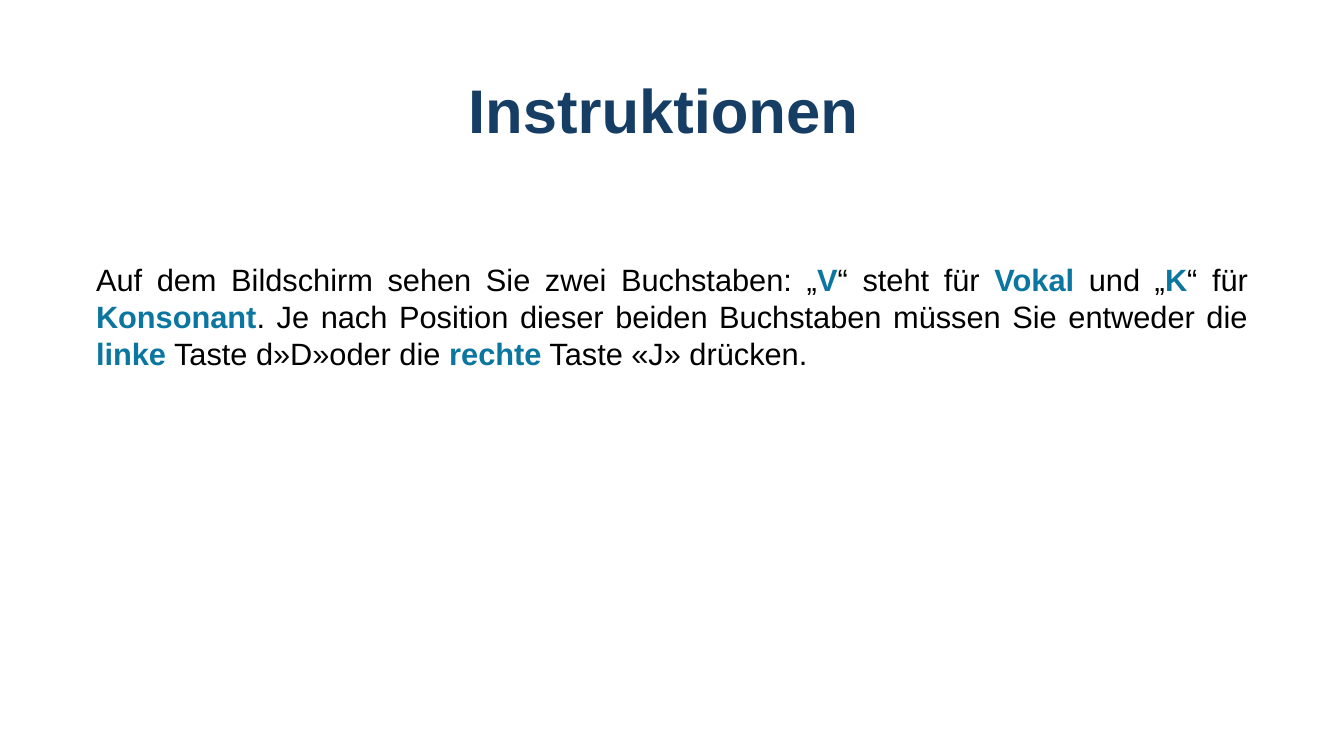
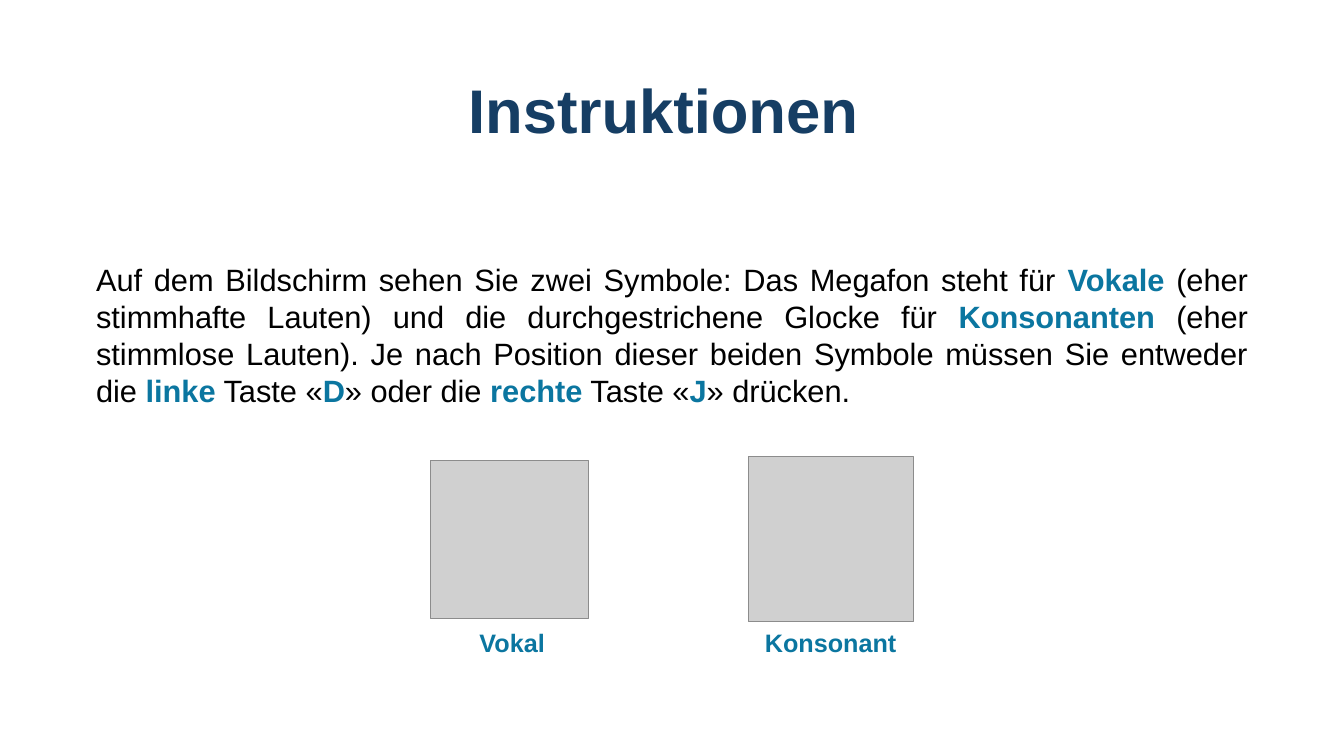
Before and after one commit to GidonFrischkorn/Ambizione-IndividualDifferencesStudy, a slide deck: slide 3 of tasks/letter-judgement-changingSR/Instructions_letterchangeSR.pptx. Drawn at 1344x756 pixels with LibreOffice and Linux fonts; fonts in the diff are those of the drawing; grey boxes stand for pictures. Boxes give left, top, right and bottom in pixels: in the first picture for what was removed or moved away, otherwise in the second. Text is boxed around its words. In the diff, an @@ line names an element or a change of style, - is before the commit and + after.

```diff
--- a/tasks/letter-judgement-changingSR/Instructions_letterchangeSR.pptx
+++ b/tasks/letter-judgement-changingSR/Instructions_letterchangeSR.pptx
@@ text at (96, 268, 1248, 403): text changed @@
-Auf dem Bildschirm sehen Sie zwei Buchstaben: „V“ steht für Vokal und „K“ für Konsonant. Je nach Position dieser beiden Buchstaben müssen Sie entweder die linke Taste d»D»oder die rechte Taste «J» drücken.
+Auf dem Bildschirm sehen Sie zwei Symbole: Das Megafon steht für Vokale (eher stimmhafte Lauten) und die durchgestrichene Glocke für Konsonanten (eher stimmlose Lauten). Je nach Position dieser beiden Symbole müssen Sie entweder die linke Taste «D» oder die rechte Taste «J» drücken.
@@ group added at (431, 457, 913, 653): 2 pictures, 2 texts @@
+Vokal
+Konsonant
```
Also in this commit, not shown: 3 other slides changed, 18 other files.
